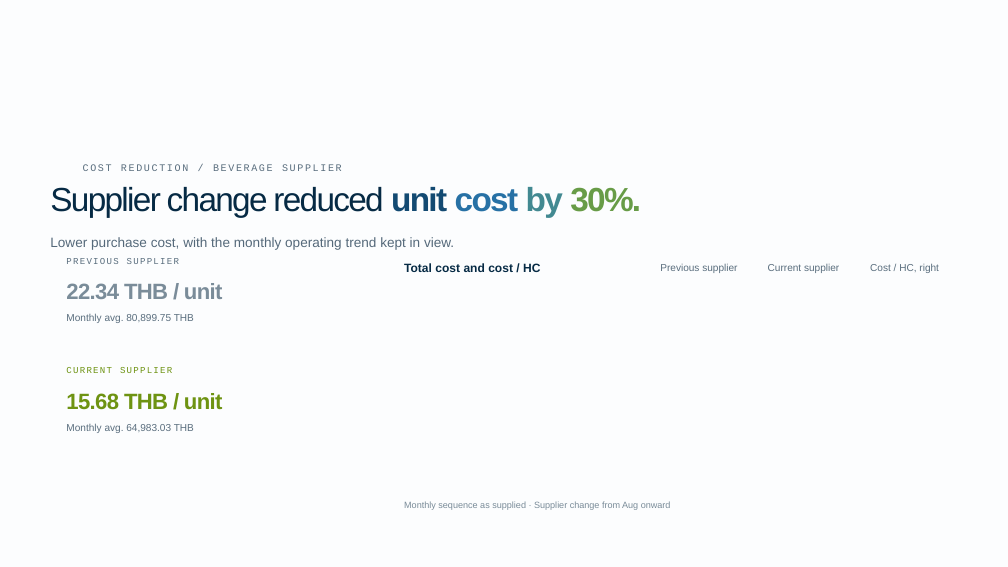
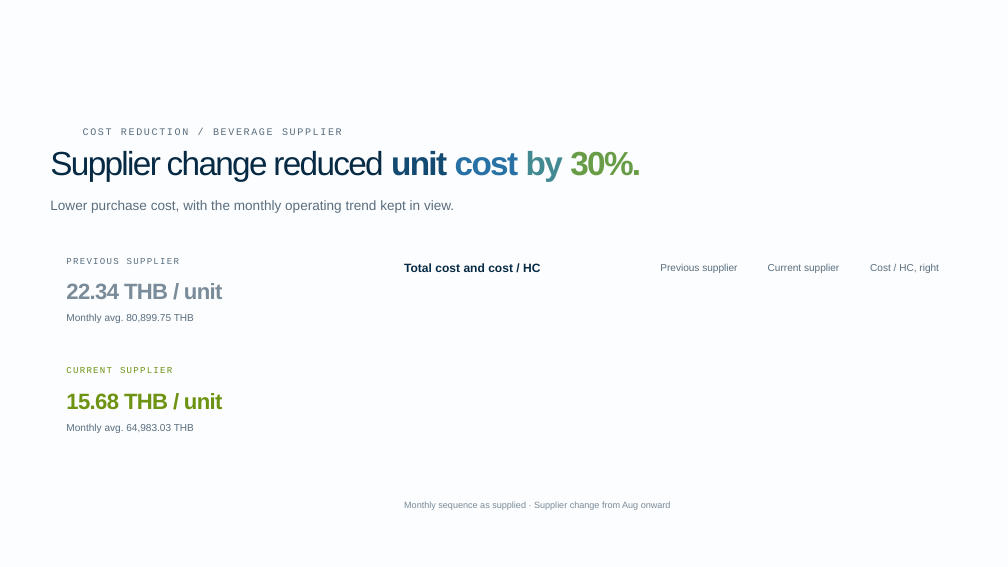
Before and after one commit to nutdanais/trigo-manpower-board, a slide deck: slide 6 of design/intro-deck/Non-Rayong-Overview-2026.pptx. Drawn at 1008x567 pixels with LibreOffice and Linux fonts; fonts in the diff are those of the drawing; background and template pictures are left out. Boxes give left, top, right and bottom in pixels: in the first picture for what was removed or moved away, otherwise in the second. Text is boxed around its words. In the diff, an @@ line names an element or a change of style, - is before the commit and + after.

```diff
--- a/design/intro-deck/Non-Rayong-Overview-2026.pptx
+++ b/design/intro-deck/Non-Rayong-Overview-2026.pptx
@@ text "Supplier change reduced unit cost ...": place and size @@
-text "Supplier change reduced unit cost ..." at [50,187,641,218]
+text "Supplier change reduced unit cost ..." at [50,151,641,181]
@@ text "COST REDUCTION / BEVERAGE SUPPLIER": place and size @@
-text "COST REDUCTION / BEVERAGE SUPPLIER" at [83,164,342,171]
+text "COST REDUCTION / BEVERAGE SUPPLIER" at [83,128,342,135]
@@ text "Lower purchase cost, with the ...": place and size @@
-text "Lower purchase cost, with the ..." at [50,237,454,250]
+text "Lower purchase cost, with the ..." at [50,200,454,213]
@@ text "Lower purchase cost, with the ..." at [50,200,454,213]: text colour #55697A to #5A6E7E @@
```
Also in this commit, not shown: 10 other slides changed, 5 other files.
